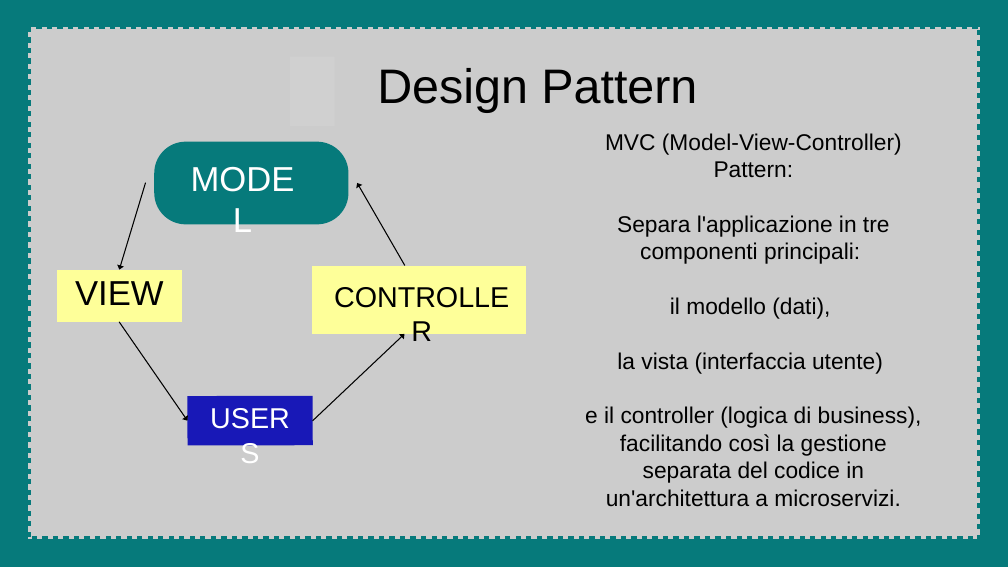
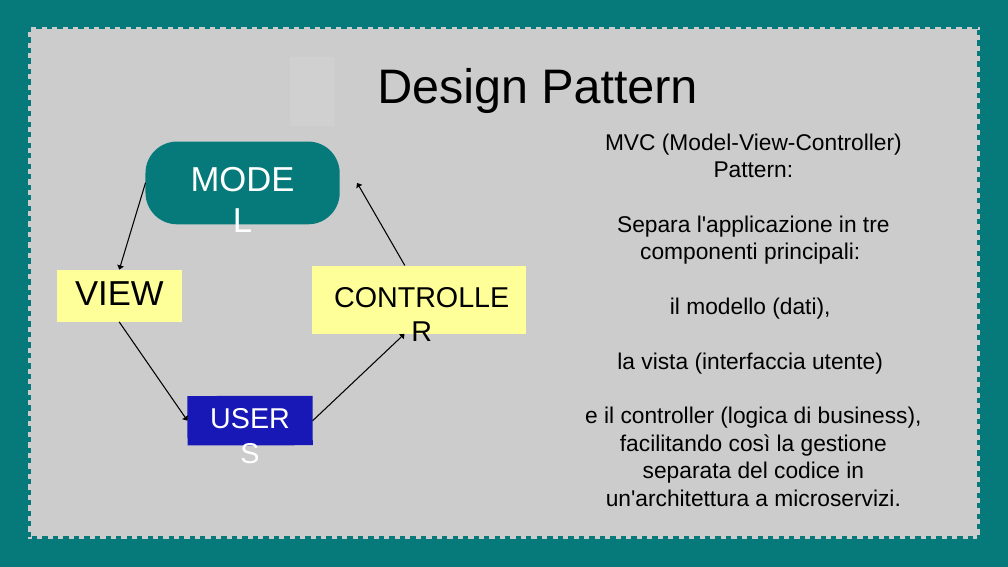
Before and after one commit to ColoErMejo/Fatturify_IngSoftware23-24, a slide deck: slide 9 of Documentazione/Progetto ingegneria del software.pptx. Drawn at 1008x567 pixels with LibreOffice and Linux fonts; fonts in the diff are those of the drawing; grey boxes stand for pictures. Boxes give left, top, right and bottom in pixels: in the first picture for what was removed or moved away, otherwise in the second. Text is boxed around its words. In the diff, an @@ line names an element or a change of style, - is before the commit and + after.

```diff
--- a/Documentazione/Progetto ingegneria del software.pptx
+++ b/Documentazione/Progetto ingegneria del software.pptx
@@ freeform shape: place and size @@
-freeform shape at bbox=[154, 142, 348, 224]
+freeform shape at bbox=[146, 142, 340, 224]
```
Also in this commit, not shown: 2 other slides changed, 1 slide added.
